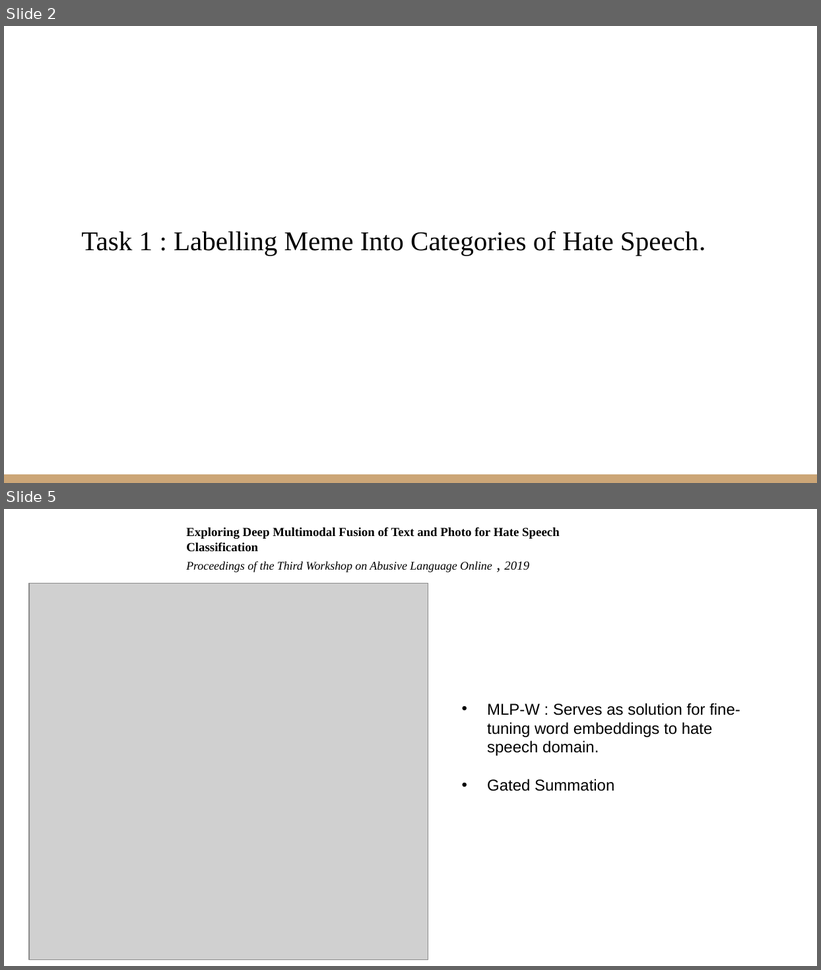
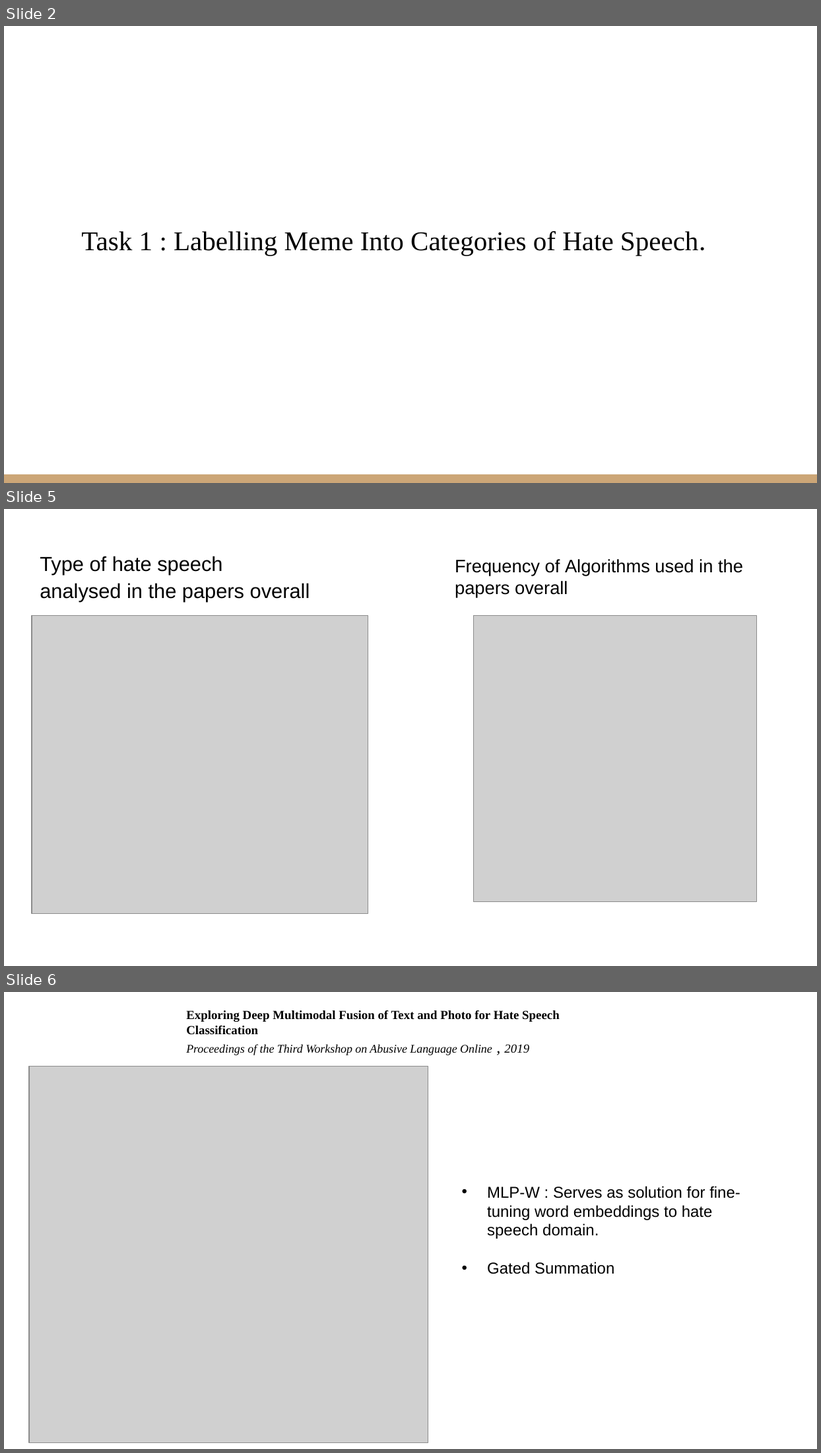
Before and after one commit to VarunBohara/Mini-Project-Documents, a slide deck: Literature Survey 2.pptx. Shown one above the other, each under a label of ours: slides 2 and 5 before the commit, slides 2, 5 and 6 after it; the slides between them are not shown. The pictures are 821x970 and 821x1453 pixels, drawn with LibreOffice and Linux fonts; fonts in the diff are those of the drawing; grey boxes stand for pictures. Boxes give left, top, right and bottom in pixels: in the first picture for what was removed or moved away, otherwise in the second. Text is boxed around its words. In the diff, an @@ line names an element or a change of style, - is before the commit and + after.

```diff
--- a/Literature Survey 2.pptx
+++ b/Literature Survey 2.pptx
@@ slide 5 added at (4, 509, 817, 966), background #FFFFFF @@
@@ title added at (40, 556, 310, 601), 18 pt, text #000000 @@
+Type of hate speech
+analysed in the papers overall
@@ text added at (455, 559, 743, 598), 16 pt, text #000000 @@
+Frequency of Algorithms used in the papers overall
@@ picture added at (32, 615, 368, 914) @@
@@ picture added at (473, 615, 756, 902) @@
@@ what was slide 5 is now slide 6 @@
```
Also in this commit, not shown: 2 other slides added, 2 slides removed.
